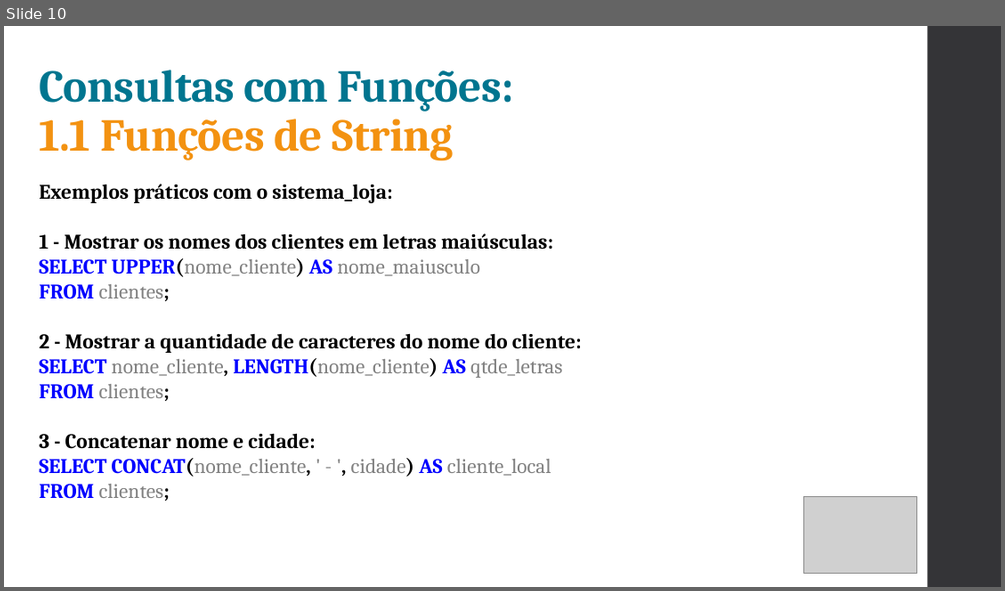
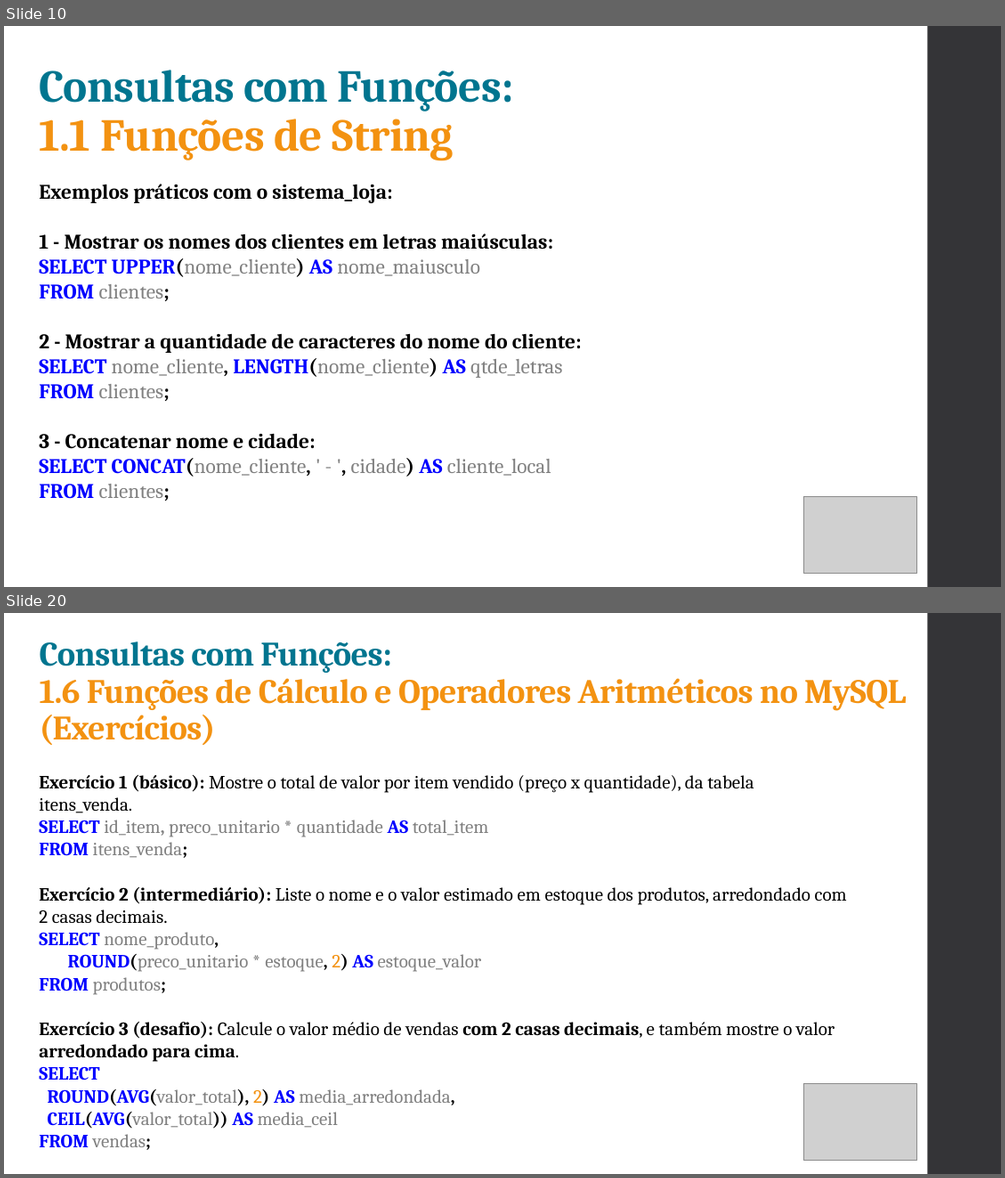
Before and after one commit to ruanSTT/database-mysql, a slide deck: Aula 03/Aula03.pptx. Shown one above the other, each under a label of ours: slide 10 before the commit, slides 10 and 20 after it; the slides between them are not shown. The pictures are 1005x591 and 1005x1178 pixels, drawn with LibreOffice and Linux fonts; fonts in the diff are those of the drawing; grey boxes stand for pictures. Boxes give left, top, right and bottom in pixels: in the first picture for what was removed or moved away, otherwise in the second. Text is boxed around its words. In the diff, an @@ line names an element or a change of style, - is before the commit and + after.

```diff
--- a/Aula 03/Aula03.pptx
+++ b/Aula 03/Aula03.pptx
@@ slide 20 added at (4,613,1001,1174), background #FFFFFF; not listed: 1 template element that a slide beside it also shows @@
@@ title added at (40,641,906,745), 33 pt, text #F39211, bold @@
+Consultas com Funções:
+1.6 Funções de Cálculo e Operadores Aritméticos no MySQL (Exercícios)
@@ text added at (39,775,847,1150), 18 pt, text #000000 @@
+Exercício 1 (básico): Mostre o total de valor por item vendido (preço x quantidade), da tabela itens_venda.
+SELECT id_item, preco_unitario * quantidade AS total_item
+FROM itens_venda;
+Exercício 2 (intermediário): Liste o nome e o valor estimado em estoque dos produtos, arredondado com 2 casas decimais.
+SELECT nome_produto,
+ROUND(preco_unitario * estoque, 2) AS estoque_valor
+FROM produtos;
+Exercício 3 (desafio): Calcule o valor médio de vendas com 2 casas decimais, e também mostre o valor arredondado para cima.
+SELECT
+ROUND(AVG(valor_total), 2) AS media_arredondada,
+CEIL(AVG(valor_total)) AS media_ceil
+FROM vendas;
@@ picture added at (803,1083,917,1159) @@
```
Also in this commit, not shown: 1 slide changed, 9 other slides added, 1 other file.
